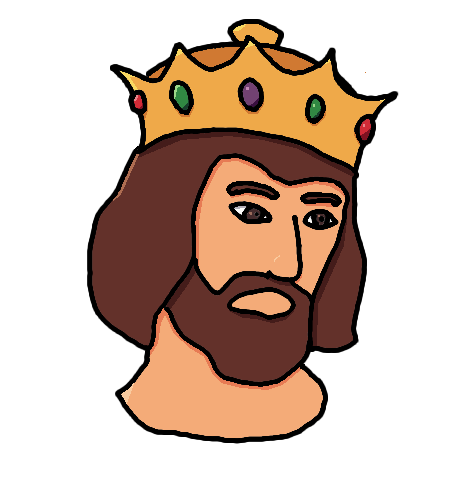
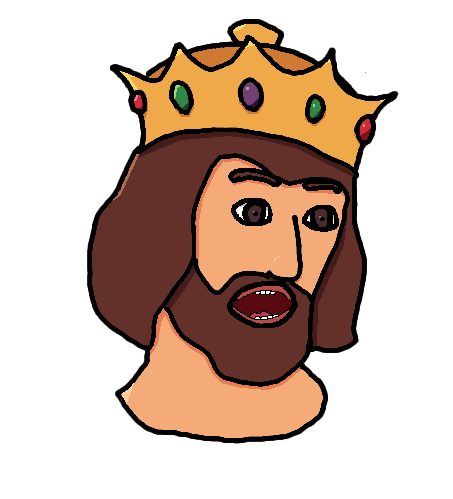
Layer changes from the first 453px x 499px image to the second:
added layer "Layer #1" above "Mouth open" over [227, 281, 298, 328]
removed layer "left tigh copy #1" over [226, 181, 342, 207]
added layer "Eyebrows copy" above "Eyebrows" over [228, 168, 342, 194]
added layer "Eyes #1" above "Eyes" over [231, 198, 339, 232]
painted on "left tigh" over [228, 201, 339, 230]